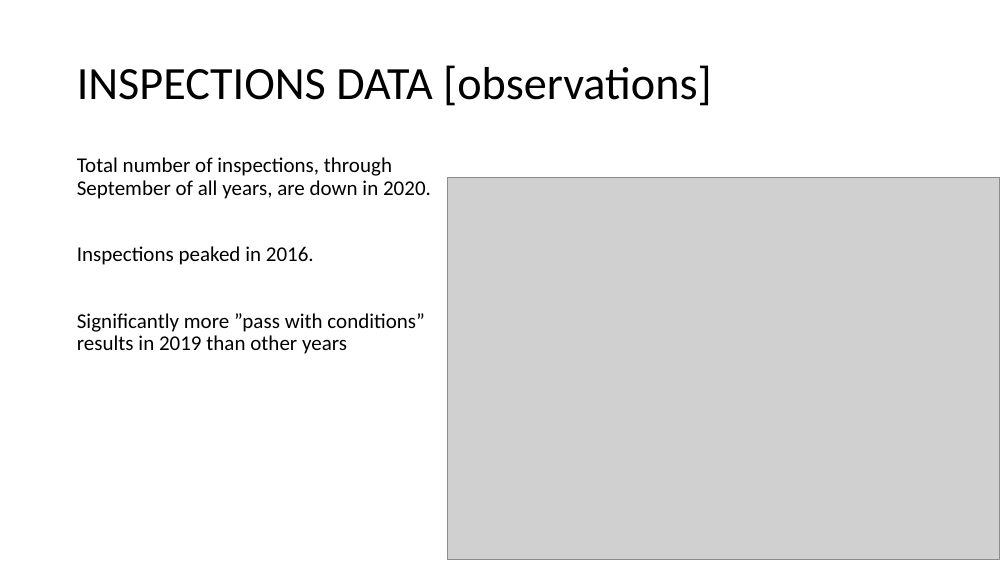
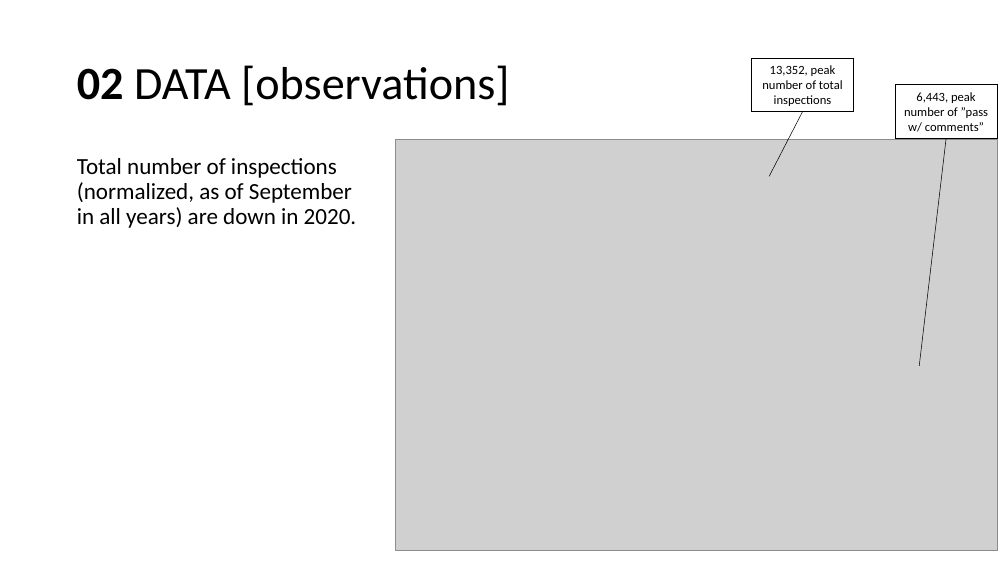
Before and after one commit to sstarkjr/NLP-food-safety-classification, a slide deck: slide 6 of Presentation.pptx (slide 5 before the commit). Drawn at 1008x567 pixels with LibreOffice and Linux fonts; fonts in the diff are those of the drawing; grey boxes stand for pictures. Boxes give left, top, right and bottom in pixels: in the first picture for what was removed or moved away, otherwise in the second. Text is boxed around its words. In the diff, an @@ line names an element or a change of style, - is before the commit and + after.

```diff
--- a/Presentation.pptx
+++ b/Presentation.pptx
@@ rectangle added at <box>752,58,854,112</box>, outline #000000 0.75 pt, 12 pt, text #000000 @@
+13,352, peak number of total inspections
@@ title at <box>77,65,509,106</box>: text changed @@
-INSPECTIONS DATA [observations]
+02 DATA [observations]
@@ rectangle added at <box>895,85,997,138</box>, outline #000000 0.75 pt, 12 pt, text #000000 @@
+6,443, peak number of ”pass w/ comments”
@@ line added from (803, 112) to (769, 176), #000000 0.5 pt @@
@@ picture: place and size @@
-picture at <box>448,178,1000,560</box>
+picture at <box>395,140,997,551</box>
@@ line added from (947, 138) to (920, 366), #000000 0.5 pt @@
@@ text at <box>77,158,357,228</box>: text changed; size 20 to 22 pt @@
-Total number of inspections, through September of all years, are down in 2020.
-Inspections peaked in 2016.
-Significantly more ”pass with conditions” results in 2019 than other years
+Total number of inspections (normalized, as of September in all years) are down in 2020.
```
Also in this commit, not shown: 5 other slides changed, 2 slides added, 3 slides removed, 3 other files.
